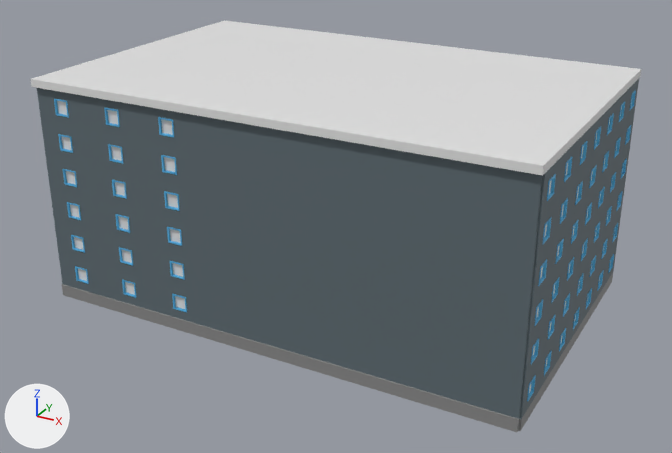
Renders of the FBX model OSB3D/Assets/Prefabs/Import/Buildings/BCC40_F06_02.fbx from each side of a commit.
Camera for both pictures: a 50 mm lens placed at (66.3, -22.4, 36.8), pointed at (32.7, 38.6, 6.3). Lighting does not change. The marker at lower left points along +X, +Y and +Z. Where no turn or scale is listed for an object, it has been applied to the vertices.

The scene before the commit, as lines of its bpy script (objects in view):
```python
mat_slab_006 = principled_material('Slab.006')
mat_slab_006.base_color = (0.253, 0.253, 0.253)  # grey #8a8a8a
mat_slab_006.roughness = 0.701
me_cube_014 = bpy.data.meshes.new('Cube.014')
me_cube_014.from_pydata(...)  # 2386 vertices, 1959 faces; spans x -20.0..20.1, y -12.8..12.8, z -9.5..9.1
me_cube_014.materials.append(mat_slab_006)  # grey #8a8a8a
me_cube_014.materials.append(mat_roof_006)  # white #e7e7e7
me_cube_014.materials.append(mat_facade_006)  # dark blue #5e6b72
me_cube_014.materials.append(mat_frame_006)  # blue #55b6e7
me_cube_014.materials.append(mat_doorpanel_006)  # white #e7e7e7
me_cube_014.materials.append(mat_door_006)  # red #e71c1b
me_cube_014.materials.append(mat_doorknob_006)  # yellow #e7b43d
me_cube_014.materials.append(mat_windowglass_006)  # white #e7e7e7
me_cube_014.materials.append(mat_stair_006)  # grey #727272
ob_bcc40_f06_02 = bpy.data.objects.new('BCC40_F06_02', me_cube_014)
ob_bcc40_f06_02.location = (32.5, 40.0, 9.5)
```
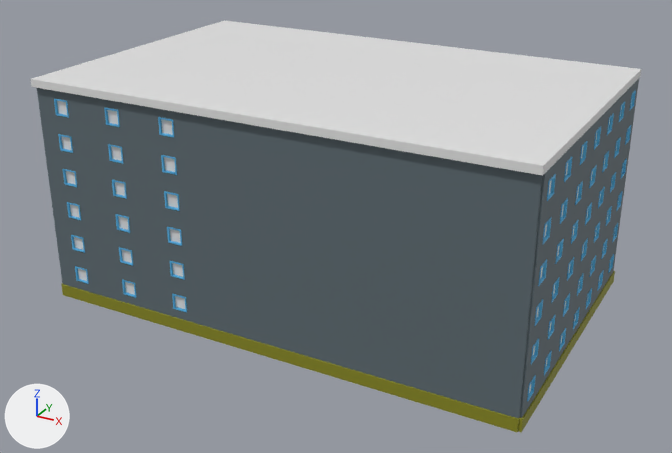
Diff of the bpy script that builds the scene:
```diff
--- a/OSB3D/Assets/Prefabs/Import/Buildings/BCC40_F06_02.fbx.py
+++ b/OSB3D/Assets/Prefabs/Import/Buildings/BCC40_F06_02.fbx.py
@@ mat_slab_006 @@
 mat_slab_006 = principled_material('Slab.006')
-mat_slab_006.base_color = (0.253, 0.253, 0.253)  # grey #8a8a8a
+mat_slab_006.base_color = (0.253, 0.253, 0.0113)  # yellow #8a8a1c
 mat_slab_006.roughness = 0.701
```

Pixel boxes (x1, y1, x2, y2) of what changed, in the pictures (672 x 453 px):
'BCC40_F06_02', recoloured (grey to yellow)
    both: (61, 268, 615, 432)
